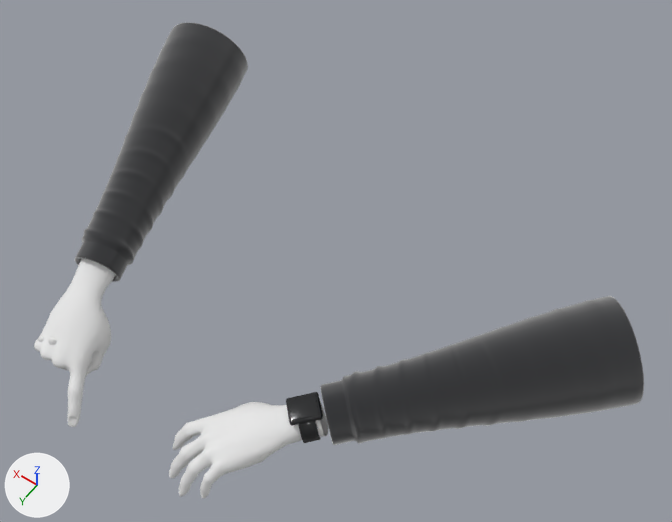
One commit to the glTF model apps/vr/ArtSource/hands-capture/hands_capture.glb: the scene before it, then after it.
Rendered twice from a camera (50 mm lens) standing at (-0.601, 0.45, 1.212) and looking at (-0.088, -0.27, 0.082). Arrows for +X, +Y and +Z are at lower left; the lights stay in place. The picture after the commit comes second. Vertices at exactly the same position are counted once.

In view in the first picture: 'hand_l', 'hand_r'.
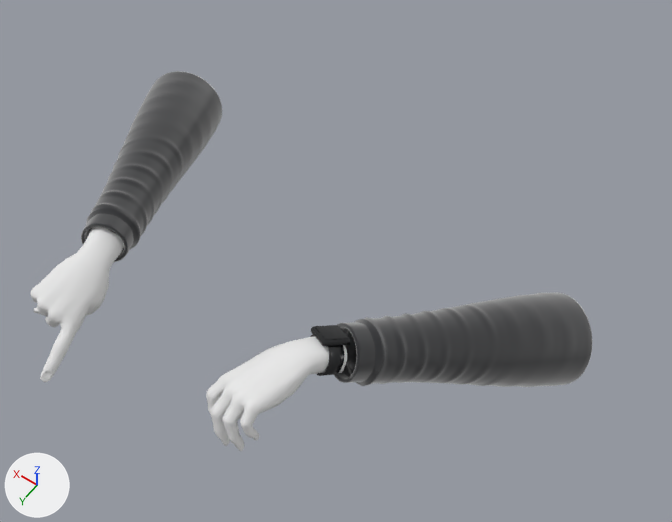
Changed parts and their boxes [x1, y1, x2, y2] in the pictures (672 x 522 px; the box of a moved part takes in the faces that stretch with it):
'hand_l', reshaped (19% narrower, 21% shorter): before [169, 296, 644, 498]; after [206, 292, 592, 451]
'hand_r', reshaped (11% narrower, 23% shorter): before [34, 22, 248, 427]; after [31, 71, 222, 382]
part 1 of me_hand_l, moved or reshaped: before [320, 296, 644, 445]; after [334, 292, 592, 387]
part 2 of me_hand_l, moved or reshaped: before [286, 392, 323, 426]; after [311, 326, 351, 346]
part 3 of me_hand_l, moved or reshaped: before [288, 393, 319, 421]; after [315, 325, 349, 340]
part 4 of me_hand_l, moved or reshaped: before [298, 421, 321, 443]; after [236, 334, 344, 422]
part 5 of me_hand_r, moved or reshaped: before [75, 22, 248, 282]; after [81, 71, 222, 262]

What the commit changed:
me_hand_l is used by ob_hand_l; location (0.0, 0.0, 0.0).
me_hand_l had 5626 vertices, 11184 faces and spanned x -0.573..-0.059, y -0.375..0.141, z 0.001..0.227.
me_hand_l now has 5626 vertices, 11184 faces and spans x -0.47..-0.06, y -0.514..0.047, z -0.166..0.131.
me_hand_l part 1: the loose piece of 3601 vertices spanning x -0.573..-0.211, y -0.375..-0.008, z 0.061..0.227 is multiplied about its middle by the matrix ((1.019, -0.249, -0.039), (0.183, 0.841, -0.601), (0.174, 0.577, 0.86)), then moved by (0.085, -0.133, -0.15).
me_hand_l part 2: the loose piece of 96 vertices spanning x -0.246..-0.19, y -0.043..0.013, z 0.122..0.137 is multiplied about its middle by the matrix ((1.019, -0.249, -0.039), (0.183, 0.841, -0.601), (0.174, 0.577, 0.86)), then moved by (0.045, -0.122, -0.016).
me_hand_l part 3: the loose piece of 96 vertices spanning x -0.242..-0.194, y -0.039..0.009, z 0.131..0.138 is multiplied about its middle by the matrix ((1.019, -0.249, -0.039), (0.183, 0.841, -0.601), (0.174, 0.577, 0.86)), then moved by (0.044, -0.125, -0.016).
me_hand_l part 4: 1833 of 5626 vertices moved; they spanned x -0.253..-0.059, y -0.052..0.141, z 0.001..0.129 and now span x -0.209..-0.06, y -0.154..0.047, z 0.001..0.119; mean shift (0.006, -0.079, 0.004); largest move (-0.234, -0.016, 0.129) -> (-0.189, -0.139, 0.11).
me_hand_r is used by ob_hand_r; location (0.0, 0.0, 0.0).
me_hand_r had 5362 vertices, 10664 faces and spanned x 0.073..0.354, y -0.453..0.153, z 0.001..0.27.
me_hand_r now has 5362 vertices, 10664 faces and spans x 0.162..0.498, y -0.526..0.122, z -0.111..0.09.
me_hand_r part 5: the loose piece of 3673 vertices spanning x 0.145..0.354, y -0.453..-0.02, z 0.073..0.27 is multiplied about its middle by the matrix ((1.013, -0.23, -0.169), (0.115, 0.884, -0.55), (0.265, 0.511, 0.882)), then moved by (0.105, -0.071, -0.149).
Other edits to the shape of me_hand_r do not show in these pictures.
